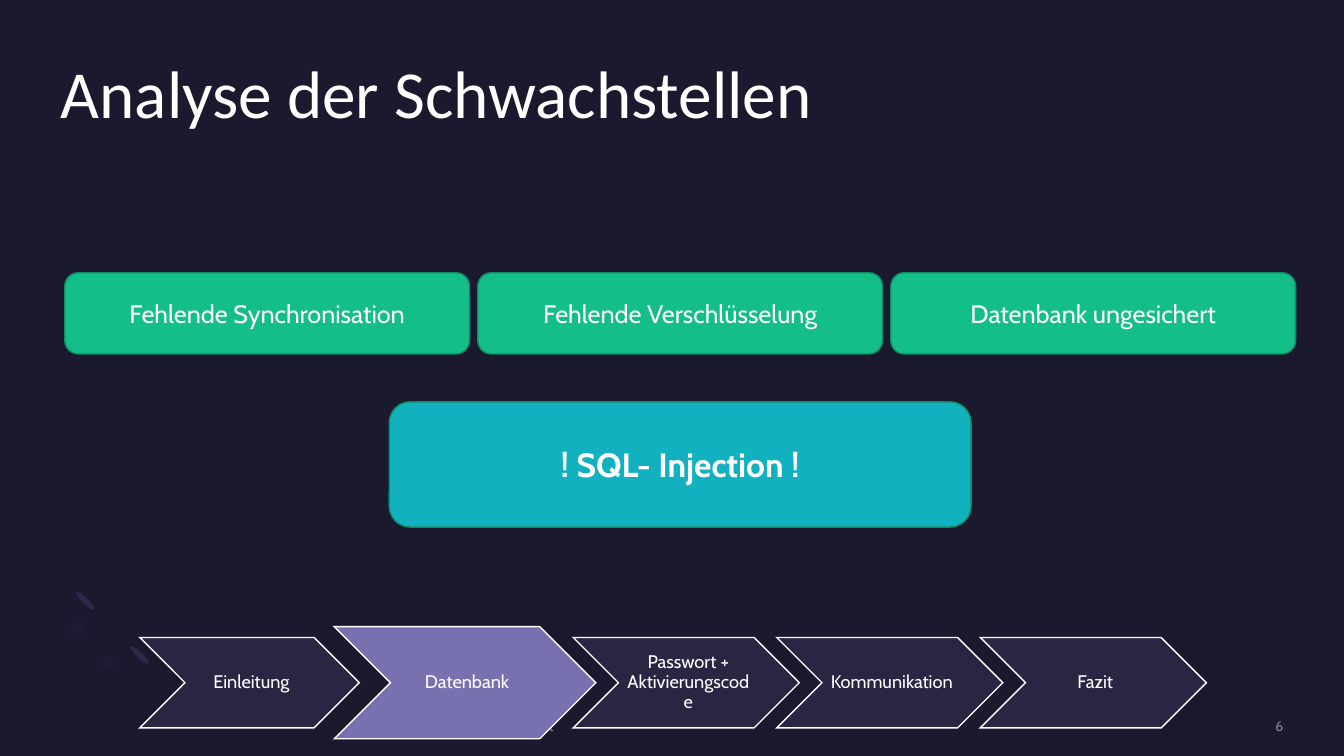
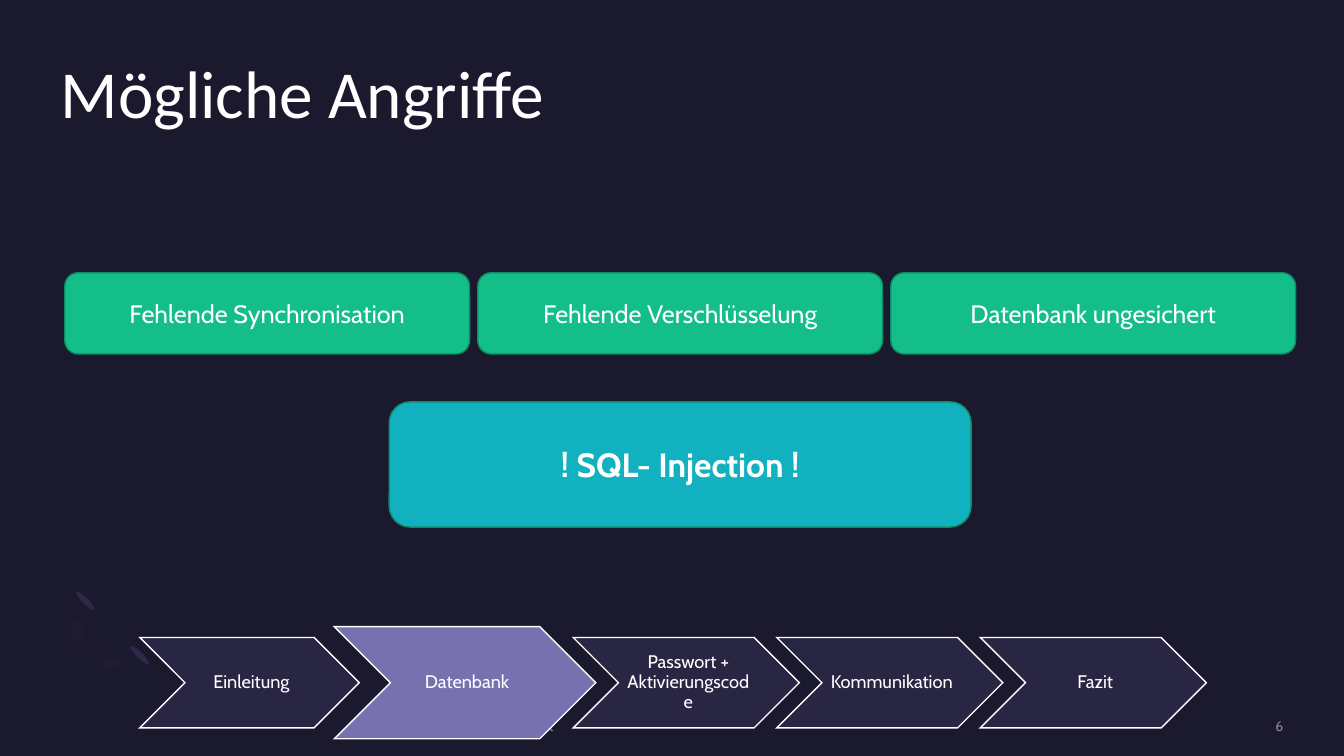
Before and after one commit to hagengruber/chess_server_strong, a slide deck: slide 6 of Alternativ Version.pptx. Drawn at 1344x756 pixels with LibreOffice and Linux fonts; fonts in the diff are those of the drawing. Boxes give left, top, right and bottom in pixels: in the first picture for what was removed or moved away, otherwise in the second. Text is boxed around its words. In the diff, an @@ line names an element or a change of style, - is before the commit and + after.

```diff
--- a/Alternativ Version.pptx
+++ b/Alternativ Version.pptx
@@ title at (61, 71, 543, 130): text changed @@
-Analyse der Schwachstellen
+Mögliche Angriffe
```
Also in this commit, not shown: 17 other slides changed, 9 slides added, 3 other files.
